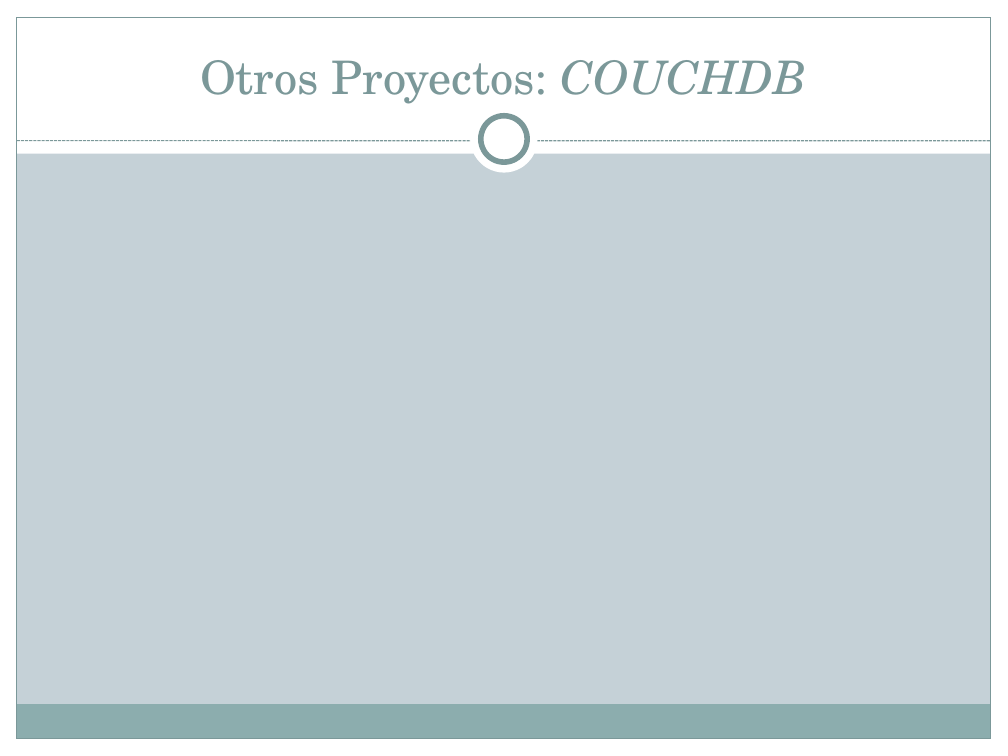
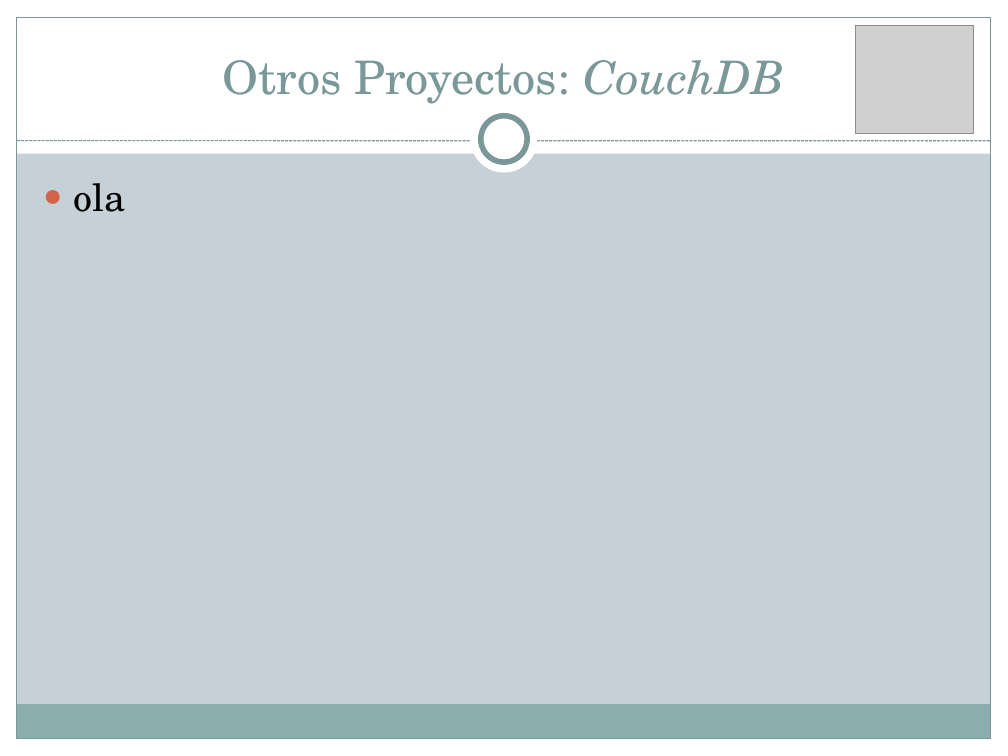
Before and after one commit to Transistores-de-silicio/Trabajo-MABD, a slide deck: slide 29 of BigTable.pptx. Drawn at 1008x756 pixels with LibreOffice and Linux fonts; fonts in the diff are those of the drawing; grey boxes stand for pictures. Boxes give left, top, right and bottom in pixels: in the first picture for what was removed or moved away, otherwise in the second. Text is boxed around its words. In the diff, an @@ line names an element or a change of style, - is before the commit and + after.

```diff
--- a/BigTable.pptx
+++ b/BigTable.pptx
@@ picture added at (855, 26, 973, 134) @@
@@ title at (223, 60, 784, 104): text changed @@
-Otros Proyectos: COUCHDB
+Otros Proyectos: CouchDB
@@ text added at (73, 183, 125, 212), 27 pt, text #000000 @@
+● ola
```
Also in this commit, not shown: 12 other slides changed, 9 other files.
